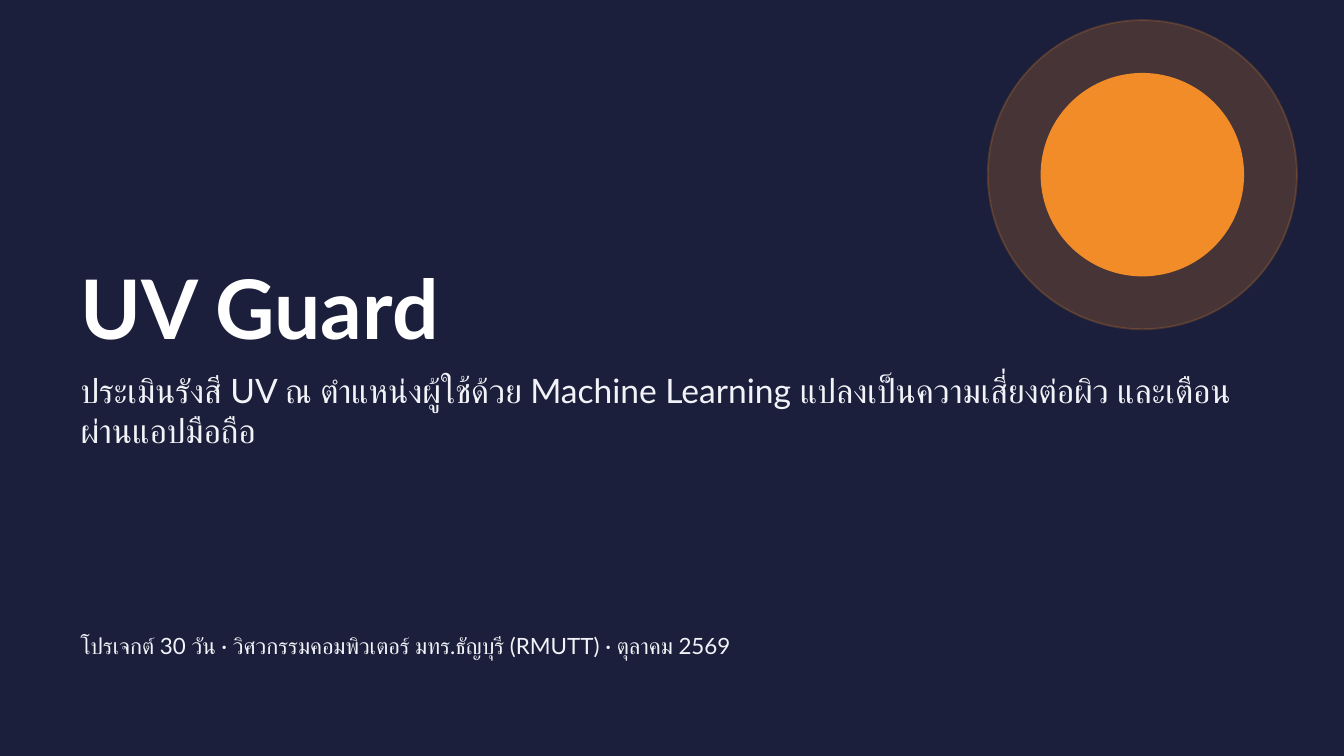
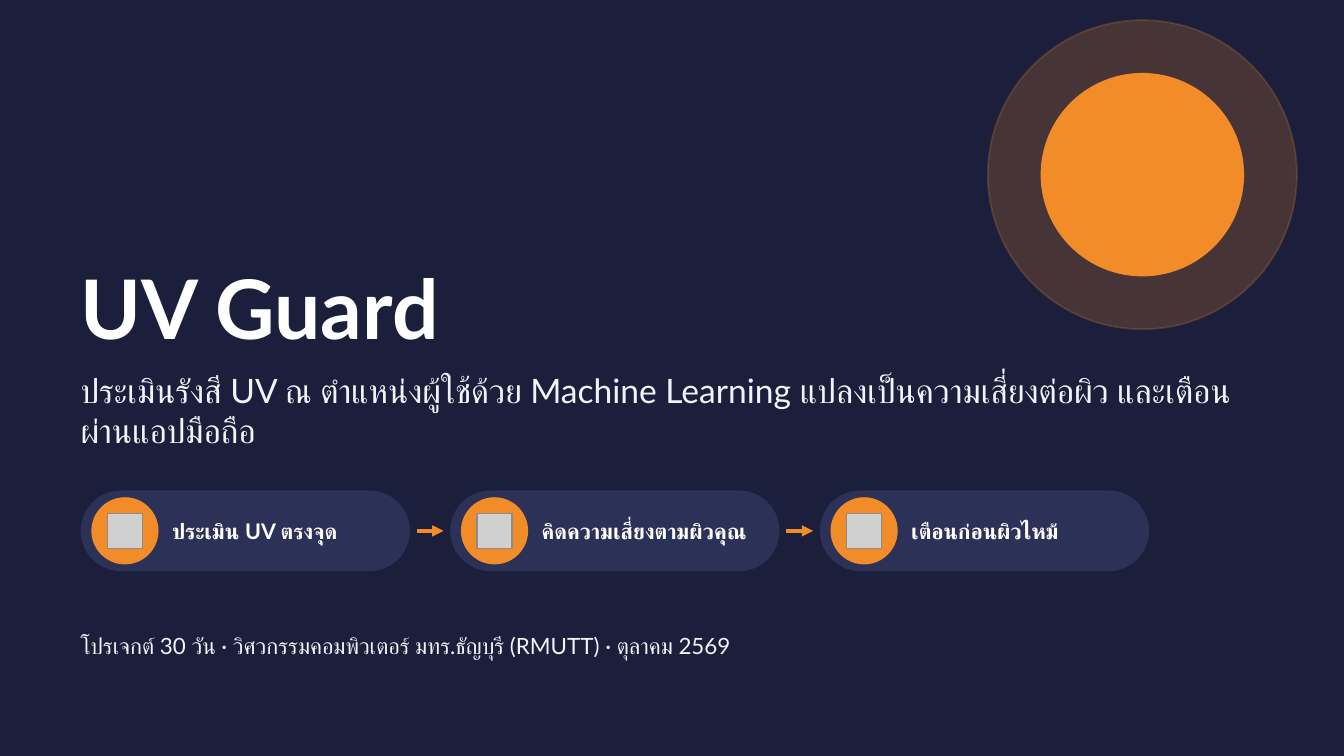
Before and after one commit to Folktom04/ML-CPE, a slide deck: slide 1 of Final-Project/docs/uv_guard_presentation.pptx. Drawn at 1344x756 pixels with LibreOffice and Linux fonts; fonts in the diff are those of the drawing; grey boxes stand for pictures. Boxes give left, top, right and bottom in pixels: in the first picture for what was removed or moved away, otherwise in the second. Text is boxed around its words. In the diff, an @@ line names an element or a change of style, - is before the commit and + after.

```diff
--- a/Final-Project/docs/uv_guard_presentation.pptx
+++ b/Final-Project/docs/uv_guard_presentation.pptx
@@ rounded rectangle added at (x1=81, y1=491, x2=410, y2=571), fill #2C3157 @@
@@ ellipse added at (x1=91, y1=497, x2=159, y2=564), fill #F28C28 @@
@@ rounded rectangle added at (x1=450, y1=491, x2=780, y2=571), fill #2C3157 @@
@@ ellipse added at (x1=461, y1=497, x2=528, y2=564), fill #F28C28 @@
@@ rounded rectangle added at (x1=820, y1=491, x2=1149, y2=571), fill #2C3157 @@
@@ ellipse added at (x1=831, y1=497, x2=898, y2=564), fill #F28C28 @@
@@ picture added at (x1=108, y1=513, x2=142, y2=548) @@
@@ text added at (x1=172, y1=523, x2=338, y2=546), 11.5 pt, text #FFFFFF, bold @@
+ประเมิน UV ตรงจุด
@@ arrow added from (417, 531) to (444, 531), #F28C28 2 pt @@
@@ picture added at (x1=477, y1=513, x2=512, y2=548) @@
@@ text added at (x1=542, y1=522, x2=747, y2=546), 11.5 pt, text #FFFFFF, bold @@
+คิดความเสี่ยงตามผิวคุณ
@@ arrow added from (786, 531) to (813, 531), #F28C28 2 pt @@
@@ picture added at (x1=847, y1=513, x2=882, y2=548) @@
@@ text added at (x1=911, y1=522, x2=1057, y2=540), 11.5 pt, text #FFFFFF, bold @@
+เตือนก่อนผิวไหม้
```
Also in this commit, not shown: 14 other slides changed, 1 slide added, 6 other files.
